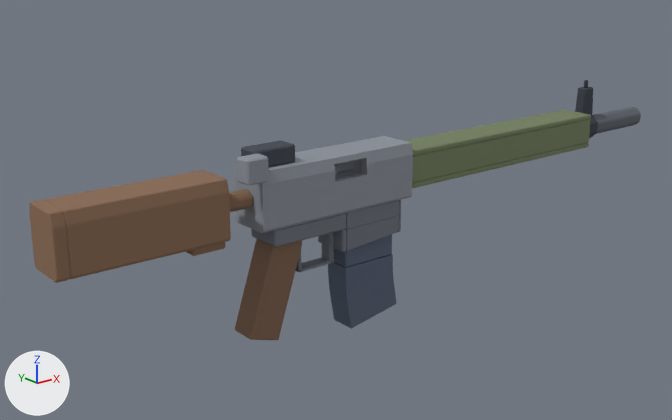
A saved change to the glTF model deadvox/src/content/base/assets/models/rifle_assault.glb.
Both versions are drawn from a 50 mm camera at (-0.634, -0.691, 0.245) aimed at (-0.045, 0.046, -0.05). Every picture has the same lights, and +X, +Y and +Z are marked at lower left. The older version comes first. Vertices at exactly the same position are counted once.

In view in the first picture: 'barrel:barrel', 'front-sight:front-sight', 'grip:grip', 'handguard:handguard', 'lower:lower', 'magazine:magazine', 'receiver:receiver', 'sight:sight', 'stock:stock' and 1 more.
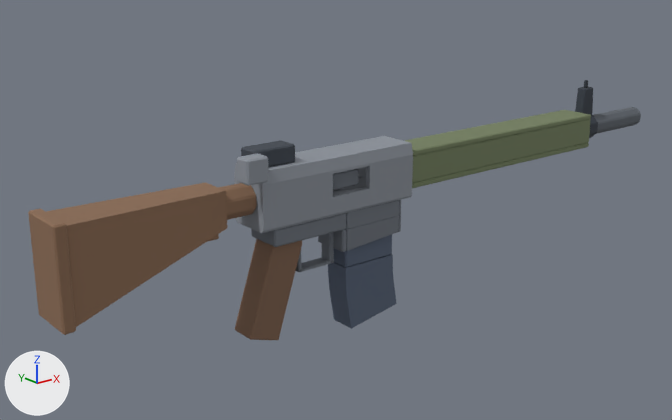
Edits to the bpy script that builds the scene:
```text
Change me_receiver_receiver:
    used by ob_receiver_receiver; parent = ob_rifle_assault; location = (0.0, 0.0, 0.0)
    remove me_receiver_receiver.from_pydata(...)  # 189 vertices, 374 faces; spans x -0.207..0.0, y -0.034..0.023, z -0.029..0.046
    add me_receiver_receiver.from_pydata(...)  # 202 vertices, 400 faces; spans x -0.207..0.0, y -0.034..0.023, z -0.029..0.046
    me_receiver_receiver part 1: 34 vertices moved within x -0.184..0.0, y -0.023..0.023, z -0.029..0.029; 78 vertices removed from x -0.184..0.0, y -0.023..0.023, z -0.029..0.029; 91 vertices added at x -0.184..0.0, y -0.023..0.023, z -0.029..0.029
Change me_stock_stock:
    used by ob_stock_stock; parent = ob_rifle_assault; location = (-0.184, 0.0, 0.0)
    remove me_stock_stock.from_pydata(...)  # 160 vertices, 320 faces; spans x -0.196..0.0, y -0.023..0.023, z -0.037..0.029
    add me_stock_stock.from_pydata(...)  # 104 vertices, 192 faces; spans x -0.196..0.0, y -0.026..0.026, z -0.072..0.02
    me_stock_stock part 2: the loose piece of 48 vertices spanning x -0.184..0.0, y -0.009..0.009, z -0.009..0.009 is scaled about its middle by (1, 1.72, 1.72)
    me_stock_stock part 3: the loose piece of 88 vertices spanning x -0.196..-0.034, y -0.023..0.023, z -0.029..0.029 is rebuilt with 8 vertices and now spans x -0.184..-0.034, y -0.023..0.023, z -0.069..0.017
    me_stock_stock part 4: a new loose piece of 24 vertices spanning x -0.196..-0.184, y -0.026..0.026, z -0.072..0.02, in mat_8a6a52 (brown #8a6a52)
    me_stock_stock part 5: 24 vertices removed from x -0.069..-0.034, y -0.014..0.014, z -0.037..-0.029
    other edits to the shape of me_stock_stock do not show in these pictures
```

Pixel boxes [x1, y1, x2, y2] of what changed, in the pictures (672 x 420 px; the box of a moved part takes in the faces that stretch with it):
'stock:stock', reshaped (35% taller): before [30, 170, 253, 283]; after [28, 182, 257, 335]
part 1 of me_receiver_receiver, moved or reshaped: [235, 155, 372, 233] in both
part 2 of me_stock_stock, moved or reshaped: before [229, 189, 253, 212]; after [218, 183, 257, 220]
part 3 of me_stock_stock, rebuilt (9% narrower, 28% taller): before [30, 170, 231, 283]; after [45, 182, 227, 327]
part 4 of me_stock_stock, added (brown): after [28, 209, 76, 335]
part 5 of me_stock_stock, deleted: before [185, 242, 226, 256]
